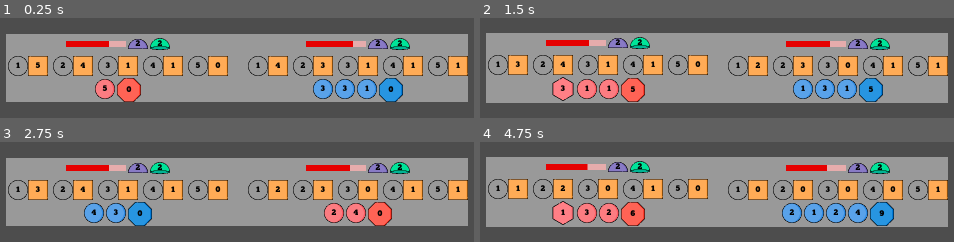
Above: before the commit, frames 1-4 (two rows, left to right).
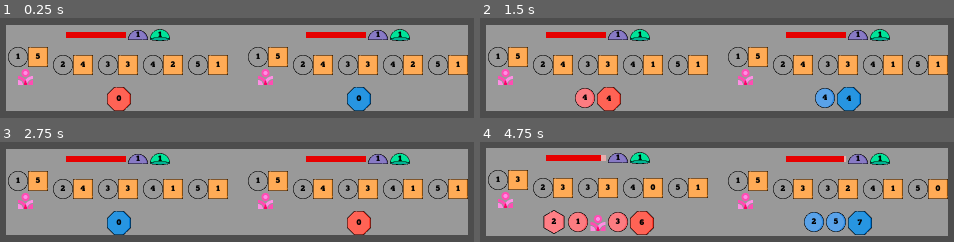
Above: after the commit, the same moments.

Repository: Pe3Hu/tutira
Game: Godot game, scene res://scene/0/game.tscn
Two runs of this game, one before a commit and one after it. Both use one fixed random seed, a clock stepped at 60 frames per second and the inputs below.
Inputs:
- Up to frame 1 (0.25 s): no input
- Up to frame 2 (1.5 s): tap Enter at 0.5 s; tap Space at 0.77, 1.25 s
- Up to frame 3 (2.75 s): tap Space at 1.52 s; tap Enter at 2 s
- Up to frame 4 (4.75 s): tap Space at 2.75, 3.02, 3.77, 4.25, 4.52 s; tap Enter at 3.5 s

The runs differ from the first frame. In frame 1, 34% of the frame differs, in the area x 1-99%, y 7-93%; in frame 2, 33%; in frame 3, 35%; in frame 4, 38%, in the area x 1-99%, y 6-94%.

Commit message:
update version 0.0012
1. Belt, Couple scenes added
2. Added algorithm for creating enchanted Tides

Diff:
--- /dev/null
+++ b/asset/json/tutira_belt.json
@@ -0,0 +1,97 @@
+[
+ {
+  "title": "strength",
+  "token": "self",
+  "value": 2,
+  "rarity": 10,
+  "penalty": 0
+ },
+ {
+  "title": "speed",
+  "token": "self",
+  "value": 2,
+  "rarity": 10,
+  "penalty": 0
+ },
+ {
+  "title": "youthfulness",
+  "token": "self",
+  "type": "phase",
+  "subtype": "upcoming",
+  "value": 1,
+  "rarity": 3,
+  "penalty": 2
+ },
+ {
+  "title": "senility",
+  "token": "self",
+  "type": "phase",
+  "subtype": "passed",
+  "value": 1,
+  "rarity": 3,
+  "penalty": 2
+ },
+ {
+  "title": "noon",
+  "token": "self",
+  "type": "moon",
+  "subtype": "full",
+  "value": 1,
+  "rarity": 6,
+  "penalty": 0
+ },
+ {
+  "title": "dawn",
+  "token": "self",
+  "type": "moon",
+  "subtype": "half",
+  "value": 1,
+  "rarity": 4,
+  "penalty": 0
+ },
+ {
+  "title": "dusk",
+  "token": "self",
+  "type": "moon",
+  "subtype": "new",
+  "value": 1,
+  "rarity": 6,
+  "penalty": 0
+ },
+ {
+  "title": "authority",
+  "token": "other",
+  "type": "weight",
+  "subtype": "any",
+  "value": 1,
+  "rarity": 1,
+  "penalty": 2
+ },
+ {
+  "title": "secrecy",
+  "token": "other",
+  "type": "enchantment",
+  "subtype": "any",
+  "value": 1,
+  "rarity": 2,
+  "penalty": 1
+ },
+ {
+  "title": "affinity",
+  "token": "other",
+  "type": "element",
+  "subtype": "any",
+  "value": 1,
+  "rarity": 3,
+  "penalty": 1
+ },
+ {
+  "title": "titul",
+  "token": "other",
+  "type": "weight",
+  "subtype": "eqaual",
+  "value": 1,
+  "rarity": 2,
+  "penalty": 1
+ }
+]
--- a/asset/json/tutira_satellite.json
+++ b/asset/json/tutira_satellite.json
@@ -3,40 +3,40 @@
   "title": 0,
   "faction": "z",
   "rank": "copper",
-  "impulse": 1,
-  "charge": 5,
+  "mass": 1,
+  "milestone": 5,
   "rarity": 1
  },
  {
   "title": 1,
   "faction": "z",
   "rank": "copper",
-  "impulse": 2,
-  "charge": 4,
+  "mass": 2,
+  "milestone": 4,
   "rarity": 1
  },
  {
   "title": 2,
   "faction": "z",
   "rank": "copper",
-  "impulse": 3,
-  "charge": 3,
+  "mass": 3,
+  "milestone": 3,
   "rarity": 1
  },
  {
   "title": 3,
   "faction": "z",
   "rank": "copper",
-  "impulse": 4,
-  "charge": 2,
+  "mass": 4,
+  "milestone": 2,
   "rarity": 1
  },
  {
   "title": 4,
   "faction": "z",
   "rank": "copper",
-  "impulse": 5,
-  "charge": 1,
+  "mass": 5,
+  "milestone": 1,
   "rarity": 1
  }
 ]
--- /dev/null
+++ b/scene/0/couple.gd
@@ -0,0 +1,27 @@
+extends MarginContainer
+
+
+@onready var title = $Title
+@onready var stack = $Stack
+
+
+var proprietor = null
+
+
+func set_attributes(input_: Dictionary) -> void:
+	proprietor = input_.proprietor
+
+	var input = {}
+	input.type = input_.type
+	input.subtype = input_.subtype
+	title.set_attributes(input)
+
+	input = {}
+	input.type = "number"
+	input.subtype = input_.value
+	stack.set_attributes(input)
+	stack.custom_minimum_size = Vector2(Global.vec.size.sixteen)
+
+	title.set("theme_override_constants/margin_left", 4)
+	title.set("theme_override_constants/margin_top", 4)
+	custom_minimum_size = title.custom_minimum_size + stack.custom_minimum_size * 0.75
--- /dev/null
+++ b/scene/0/couple.tscn
@@ -0,0 +1,38 @@
+[gd_scene load_steps=4 format=3 uid="uid://djm282bb0lxgv"]
+
+[ext_resource type="Script" path="res://scene/0/couple.gd" id="1_3ssqj"]
+[ext_resource type="PackedScene" uid="uid://ciw38iqel0v5a" path="res://scene/0/icon.tscn" id="2_ixs4p"]
+
+[sub_resource type="StyleBoxFlat" id="StyleBoxFlat_7paps"]
+
+[node name="Couple" type="MarginContainer"]
+custom_minimum_size = Vector2(5, 5)
+anchors_preset = 8
+anchor_left = 0.5
+anchor_top = 0.5
+anchor_right = 0.5
+anchor_bottom = 0.5
+offset_left = -20.0
+offset_top = -20.0
+offset_right = 20.0
+offset_bottom = 20.0
+grow_horizontal = 2
+grow_vertical = 2
+size_flags_horizontal = 4
+size_flags_vertical = 4
+script = ExtResource("1_3ssqj")
+
+[node name="BG" type="Panel" parent="."]
+visible = false
+layout_mode = 2
+theme_override_styles/panel = SubResource("StyleBoxFlat_7paps")
+
+[node name="Title" parent="." instance=ExtResource("2_ixs4p")]
+layout_mode = 2
+size_flags_horizontal = 0
+size_flags_vertical = 0
+
+[node name="Stack" parent="." instance=ExtResource("2_ixs4p")]
+layout_mode = 2
+size_flags_horizontal = 8
+size_flags_vertical = 8
--- a/scene/0/icon.gd
+++ b/scene/0/icon.gd
@@ -15,10 +15,16 @@
 	custom_minimum_size = Vector2(Global.vec.size.letter)
 	var path = "res://asset/png/icon/"
 	var types = ["aspect"]
+	var kinds = ["enchantment"]
 
 	if types.has(type):
 		custom_minimum_size = Vector2(Global.vec.size.icon)
 		path += type + "/" + subtype + ".png"
+		tr.texture = load(path)
+
+	if kinds.has(type):
+		custom_minimum_size = Vector2(Global.vec.size.kind)
+		path += "token/" + type + "/" + subtype + ".png"
 		tr.texture = load(path)
 
 	match type:
--- a/scene/1/lagoon.gd
+++ b/scene/1/lagoon.gd
@@ -26,7 +26,7 @@
 
 	switch_striker()
 
-	for _i in 30:
+	for _i in 0:
 		follow_phase()
 
 
@@ -82,7 +82,11 @@
 	striker.flow.set_impulse_as_striker(true)
 	striker.flow.lows.visible = false
 	striker.flow.highs.visible = true
+	striker.flow.clean_tides("secret")
+	striker.flow.clean_tides("legacie")
 	moon.flow.set_impulse_as_striker(false)
 	moon.flow.lows.visible = true
 	moon.flow.highs.visible = false
+	moon.flow.clean_tides("secret")
+	moon.flow.clean_tides("legacie")
 	moon.flow.clean_tide_breaker()
--- a/scene/1/moon.gd
+++ b/scene/1/moon.gd
@@ -16,20 +16,10 @@
 
 func set_attributes(input_: Dictionary) -> void:
 	ocean = input_.ocean
-#	gravity.high = {}
-#	gravity.high.value = {}
-#	gravity.high.value.min = 1
-#	gravity.high.value.current = 1
-#	gravity.high.modifiers = []
-#	gravity.turnover = {}
-#	gravity.turnover.modifiers = []
-#	gravity.turnover.value = {}
-#	gravity.turnover.value.min = 1
-#	gravity.turnover.value.current = 1
-
 
 	init_starter_gravities()
 	init_starter_satellites()
+	init_starter_belts()
 
 	var input = {}
 	input.moon = self
@@ -85,14 +75,30 @@
 			satellite.set_attributes(input)
 
 
-func add_gravity_modifier(gravity_: String, modifier_: int, turns_: int) -> void:
+func init_starter_belts() -> void:
 	var input = {}
-	input.type = gravity_
-	input.subtype = turns_
-	input.value = 1
+	input.kind = {}
+	input.kind.type = "enchantment"
+	input.kind.subtype = Global.arr.enchantment.pick_random()
+	input.condition = {}
+	input.condition.value = 3
+	input.condition.penalty = 1
 
-	#gravity[gravity_].value.current += modifier_
-	#gravity[gravity_].value.current = max(gravity[gravity_].value.min, gravity[gravity_].value.current)
+	var satellites_ = get_satellites_based_on_mass(1)
+	var satellite = satellites_.front()
+
+	satellite.add_belt(input)
+
+
+func get_satellites_based_on_mass(mass_: int) -> Array:
+	var result = []
+
+	for satellite in satellites.get_children():
+		if satellite.get_mass_value() == mass_:
+			result.append(satellite)
+
+	return result
+
 
 
 func knockout() -> void:
--- a/scene/2/aspect.gd
+++ b/scene/2/aspect.gd
@@ -33,10 +33,7 @@
 func set_content(input_: Dictionary) -> void:
 	match input_.content.type:
 		"number":
-			var input = {}
-			input.type = input_.content.type
-			input.subtype = input_.content.subtype
-			content.set_attributes(input)
+			content.set_attributes(input_.content)
 			content.custom_minimum_size = Vector2(Global.vec.size.aspect)
 
 
--- /dev/null
+++ b/scene/2/belt.gd
@@ -0,0 +1,24 @@
+extends MarginContainer
+
+
+@onready var kind = $HBox/Kind
+@onready var couple = $HBox/Couple
+
+var satellite = null
+
+
+func set_attributes(input_: Dictionary) -> void:
+	satellite = input_.satellite
+
+	set_icons(input_)
+
+
+func set_icons(input_: Dictionary) -> void:
+	kind.set_attributes(input_.kind)
+
+	if input_.condition.has("type"):
+		input_.condition.proprietor = self
+		couple.set_attributes(input_.condition)
+
+		if input_.condition.value < 0:
+			couple.stack.visible = false
--- /dev/null
+++ b/scene/2/belt.tscn
@@ -0,0 +1,38 @@
+[gd_scene load_steps=5 format=3 uid="uid://b0vnbfdvivwsf"]
+
+[ext_resource type="Script" path="res://scene/2/belt.gd" id="1_mlulj"]
+[ext_resource type="PackedScene" uid="uid://ciw38iqel0v5a" path="res://scene/0/icon.tscn" id="2_nj5ic"]
+[ext_resource type="PackedScene" uid="uid://djm282bb0lxgv" path="res://scene/0/couple.tscn" id="3_oresy"]
+
+[sub_resource type="StyleBoxFlat" id="StyleBoxFlat_7paps"]
+
+[node name="Belt" type="MarginContainer"]
+custom_minimum_size = Vector2(5, 5)
+anchors_preset = 8
+anchor_left = 0.5
+anchor_top = 0.5
+anchor_right = 0.5
+anchor_bottom = 0.5
+offset_left = -20.0
+offset_top = -20.0
+offset_right = 20.0
+offset_bottom = 20.0
+grow_horizontal = 2
+grow_vertical = 2
+size_flags_horizontal = 4
+size_flags_vertical = 4
+script = ExtResource("1_mlulj")
+
+[node name="BG" type="Panel" parent="."]
+layout_mode = 2
+theme_override_styles/panel = SubResource("StyleBoxFlat_7paps")
+
+[node name="HBox" type="HBoxContainer" parent="."]
+layout_mode = 2
+alignment = 1
+
+[node name="Kind" parent="HBox" instance=ExtResource("2_nj5ic")]
+layout_mode = 2
+
+[node name="Couple" parent="HBox" instance=ExtResource("3_oresy")]
+layout_mode = 2
--- a/scene/2/satellite.gd
+++ b/scene/2/satellite.gd
@@ -3,11 +3,15 @@
 
 @onready var title = $VBox/Title
 @onready var aspects = $VBox/Aspects
-@onready var impulse = $VBox/Aspects/Impulse
-@onready var maxCharge = $VBox/Aspects/MaxCharge
-@onready var currentCharge = $VBox/Aspects/CurrentCharge
+@onready var belts = $VBox/Belts
+@onready var mass = $VBox/Aspects/Mass
+@onready var maxMilestone = $VBox/Aspects/MaxMilestone
+@onready var currentMilestone = $VBox/Aspects/CurrentMilestone
 
 var ocean = null
+var enchantment = null
+var element = null
+var sin = null
 
 
 func set_attributes(input_: Dictionary) -> void:
@@ -23,25 +27,38 @@
 	input.proprietor = self
 	input.border = {}
 	input.border.type = "aspect"
-	input.border.subtype = "impulse"
+	input.border.subtype = "mass"
 	input.content = {}
 	input.content.type = "number"
-	input.content.subtype = description.impulse
-	impulse.set_attributes(input)
-	input.border.subtype = "charge"
-	input.content.subtype = description.charge
-	maxCharge.set_attributes(input)
-	maxCharge.hide_icons()
-	currentCharge.set_attributes(input)
+	input.content.subtype = description.mass
+	mass.set_attributes(input)
+	input.border.subtype = "milestone"
+	input.content.subtype = description.milestone
+	maxMilestone.set_attributes(input)
+	maxMilestone.hide_icons()
+	currentMilestone.set_attributes(input)
 
 
-func get_impulse_value() -> int:
-	return impulse.get_content_value()
+func get_mass_value() -> int:
+	return mass.get_content_value()
 
 
-func get_max_charge_value() -> int:
-	return maxCharge.get_content_value()
+func get_max_milestone_value() -> int:
+	return maxMilestone.get_content_value()
 
 
-func get_current_charge_value() -> int:
-	return currentCharge.get_content_value()
+func get_current_milestone_value() -> int:
+	return currentMilestone.get_content_value()
+
+
+func add_belt(input_: Dictionary) -> void:
+	if get(input_.kind.type) == null:
+		set(input_.kind.type, input_.kind.subtype)
+		input_.satellite = self
+		#kind = input_.kind.subtype
+
+		var belt = Global.scene.belt.instantiate()
+		belts.add_child(belt)
+		belt.set_attributes(input_)
+	else:
+		print("erro: kind != null")
--- a/scene/2/satellite.tscn
+++ b/scene/2/satellite.tscn
@@ -46,12 +46,16 @@
 theme_override_constants/v_separation = 0
 columns = 3
 
-[node name="Impulse" parent="VBox/Aspects" instance=ExtResource("2_2vmgv")]
+[node name="Mass" parent="VBox/Aspects" instance=ExtResource("2_2vmgv")]
 layout_mode = 2
 
-[node name="CurrentCharge" parent="VBox/Aspects" instance=ExtResource("2_2vmgv")]
+[node name="CurrentMilestone" parent="VBox/Aspects" instance=ExtResource("2_2vmgv")]
 layout_mode = 2
 
-[node name="MaxCharge" parent="VBox/Aspects" instance=ExtResource("2_2vmgv")]
+[node name="MaxMilestone" parent="VBox/Aspects" instance=ExtResource("2_2vmgv")]
 visible = false
 layout_mode = 2
+
+[node name="Belts" type="VBoxContainer" parent="VBox"]
+layout_mode = 2
+alignment = 1
--- a/scene/3/flow.gd
+++ b/scene/3/flow.gd
@@ -3,6 +3,10 @@
 
 @onready var highs = $HBox/Tides/Highs
 @onready var lows = $HBox/Tides/Lows
+@onready var enchantment = $HBox/Tides/Enchantment
+@onready var secrets = $HBox/Tides/Secrets
+@onready var element = $HBox/Tides/Element
+@onready var legacies = $HBox/Tides/Legacies
 @onready var impulse = $HBox/Impulse
 
 var moon = null
@@ -27,10 +31,10 @@
 
 func refill_satellites() -> void:
 	for satellite in moon.satellites.get_children():
-		for _i in satellite.get_max_charge_value():
+		for _i in satellite.get_max_milestone_value():
 			satellites.append(satellite)
 
-		satellite.currentCharge.set_content_value(satellite.maxCharge.get_content_value())
+		satellite.currentMilestone.set_content_value(satellite.maxMilestone.get_content_value())
 
 	satellites.shuffle()
 
@@ -52,6 +56,13 @@
 		tide_breaker.set_as_tide_breaker()
 		impulse.change_content_value(tide_breaker.impulse)
 
+		var input = {}
+		input.flow = self
+		input.satellite = tide_breaker.satellite
+		input.type = "high"
+		add_secret(input)
+		add_legacy(input)
+
 
 func clean_tide_breaker() -> void:
 	if tide_breaker != null:
@@ -70,7 +81,6 @@
 	input.flow = self
 	input.satellite = satellites.pop_front()
 	input.type = type_
-	input.satellite.currentCharge.change_content_value(-1)
 
 	var tides = get(type_+"s")
 	var tide = Global.scene.tide.instantiate()
@@ -78,6 +88,10 @@
 	tide.set_attributes(input)
 
 	impulse.change_content_value(tide.impulse)
+
+	add_secret(input)
+	add_legacy(input)
+	input.satellite.currentMilestone.change_content_value(-1)
 
 
 func add_turnover_modifiers() -> void:
@@ -95,8 +109,56 @@
 	moon.add_modifier(input)
 
 
+func add_secret(input_: Dictionary) -> void:
+	if input_.satellite.enchantment != null:
+		if input_.type == "high" or Global.dict.dominant.enchantment[opponent.enchantment.subtype] == input_.satellite.enchantment:
+			if secrets.get_child_count() == 0:
+				secrets.visible = true
+
+				var input = {}
+				input.type = "enchantment"
+				input.subtype = input_.satellite.enchantment
+				enchantment.set_attributes(input)
+				enchantment.visible = true
+
+				input_.subtype = "secret"
+
+			var tide = Global.scene.tide.instantiate()
+			secrets.add_child(tide)
+			tide.set_attributes(input_)
+			impulse.change_content_value(tide.impulse)
+
+
+func add_legacy(input_: Dictionary) -> void:
+	if input_.satellite.element != null:
+		if input_.type == "high" or  Global.dict.dominant.element[opponent.element] == input_.satellite.element:
+			if legacies.get_child_count() == 0:
+				legacies.visible = true
+
+				var input = {}
+				input.type = "element"
+				input.subtype = input_.satellite.element
+				element.set_attributes(input)
+				element.visible = true
+
+			input_.subtype = "legacy"
+
+			var tide = Global.scene.tide.instantiate()
+			legacies.add_child(tide)
+			tide.set_attributes(input_)
+			impulse.change_content_value(tide.impulse)
+
+
 func clean_tides(type_: String) -> void:
 	var tides = get(type_+"s")
+
+	match type_:
+		"legacie":
+			tides.visible = false
+			element.visible = false
+		"secret":
+			tides.visible = false
+			enchantment.visible = false
 
 	while tides.get_child_count() > 0:
 		var tide = tides.get_child(0)
--- a/scene/3/flow.tscn
+++ b/scene/3/flow.tscn
@@ -1,6 +1,7 @@
-[gd_scene load_steps=4 format=3 uid="uid://wwnxuhg0a3iw"]
+[gd_scene load_steps=5 format=3 uid="uid://wwnxuhg0a3iw"]
 
 [ext_resource type="Script" path="res://scene/3/flow.gd" id="1_dvlev"]
+[ext_resource type="PackedScene" uid="uid://ciw38iqel0v5a" path="res://scene/0/icon.tscn" id="2_firc1"]
 [ext_resource type="PackedScene" uid="uid://b0ynpqe3xd2gm" path="res://scene/2/aspect.tscn" id="2_fym0d"]
 
 [sub_resource type="StyleBoxFlat" id="StyleBoxFlat_7paps"]
@@ -42,5 +43,23 @@
 layout_mode = 2
 alignment = 1
 
+[node name="Enchantment" parent="HBox/Tides" instance=ExtResource("2_firc1")]
+visible = false
+layout_mode = 2
+
+[node name="Secrets" type="HBoxContainer" parent="HBox/Tides"]
+visible = false
+layout_mode = 2
+alignment = 1
+
+[node name="Element" parent="HBox/Tides" instance=ExtResource("2_firc1")]
+visible = false
+layout_mode = 2
+
+[node name="Legacies" type="HBoxContainer" parent="HBox/Tides"]
+visible = false
+layout_mode = 2
+alignment = 1
+
 [node name="Impulse" parent="HBox" instance=ExtResource("2_fym0d")]
 layout_mode = 2
--- a/scene/3/tide.gd
+++ b/scene/3/tide.gd
@@ -7,6 +7,7 @@
 var flow = null
 var satellite = null
 var type = null
+var subtype = null
 var impulse = 0
 
 
@@ -15,6 +16,10 @@
 	satellite = input_.satellite
 	type = input_.type
 
+	#print(input_.keys())
+	if input_.has("subtype"):
+		subtype = input_.subtype
+
 	var input = {}
 	input.proprietor = self
 	input.border = {}
@@ -22,10 +27,17 @@
 	input.border.subtype = type + " tide"
 	input.content = {}
 	input.content.type = "number"
-	input.content.subtype = satellite.get_impulse_value()
+	input.content.subtype = satellite.get_mass_value()
+
+	match subtype:
+		"secret":
+			input.content.subtype = 3
+		"element":
+			input.content.subtype = floor(input.content.subtype * 0.5)
+
 	basic.set_attributes(input)
 
-	impulse += satellite.get_impulse_value()
+	impulse += input.content.subtype
 
 
 func set_as_tide_breaker() -> void:
--- a/script/Global.gd
+++ b/script/Global.gd
@@ -25,6 +25,8 @@
 func init_arr() -> void:
 	arr.edge = [1, 2, 3, 4, 5, 6]
 	arr.phase = ["init_high_waves", "init_low_waves", "reset_waves"]
+	arr.enchantment = ["source", "riverbed", "estuary"]
+	arr.element = ["aqua", "ice", "wind", "storm", "fire", "lava", "earth", "plant"]
 
 
 func init_num() -> void:
@@ -33,7 +35,27 @@
 
 func init_dict() -> void:
 	init_neighbor()
+	init_dominant()
 	init_satellite()
+	init_belt()
+
+
+
+func init_dominant() -> void:
+	dict.dominant = {}
+	dict.dominant.enchantment = {}
+	dict.dominant.element = {}
+
+	for _i in arr.enchantment.size():
+		var _j = (_i + arr.enchantment.size() - 1) % arr.enchantment.size()
+		dict.dominant.enchantment[arr.enchantment[_i]] = arr.enchantment[_j]
+
+	for _i in arr.element.size():
+		var _j = (_i + arr.element.size() / 2) % arr.element.size()
+		dict.dominant.element[arr.element[_i]] = arr.element[_j]
+
+	dict.dominant.enchantment[null] = null
+	dict.dominant.element[null] = null
 
 
 func init_neighbor() -> void:
@@ -98,6 +120,28 @@
 
 		dict.satellite.title[str(satellite.title)] = data
 
+	dict.satellite.award = {}
+	dict.satellite.award.sin = 5
+	dict.satellite.award.enchantment = 4
+	dict.satellite.award.element = 3
+
+
+func init_belt() -> void:
+	dict.belt = {}
+	dict.belt.title = {}
+
+	var path = "res://asset/json/tutira_belt.json"
+	var array = load_data(path)
+
+	for belt in array:
+		var data = {}
+
+		for key in belt:
+			if key != "title":
+				data[key] = belt[key]
+
+		dict.belt.title[str(belt.title)] = data
+
 
 func init_node() -> void:
 	node.game = get_node("/root/Game")
@@ -110,6 +154,7 @@
 	scene.lagoon = load("res://scene/1/lagoon.tscn")
 
 	scene.satellite = load("res://scene/2/satellite.tscn")
+	scene.belt = load("res://scene/2/belt.tscn")
 
 	scene.gravity = load("res://scene/3/gravity.tscn")
 	scene.tide = load("res://scene/3/tide.tscn")
@@ -123,6 +168,9 @@
 	vec.size.number = Vector2(5, 32)
 	vec.size.aspect = Vector2(40, 40)
 	vec.size.bar = Vector2(120, 12)
+
+	vec.size.kind = Vector2(32, 32)
+	vec.size.sixteen = Vector2(16, 16)
 
 	init_window_size()
 
Renamed: asset/png/icon/aspect/impulse.png -> asset/png/icon/aspect/mass.png
Not shown, added: asset/png/icon/aspect/mass.png.import
Renamed: asset/png/icon/aspect/charge.png -> asset/png/icon/aspect/milestone.png
Not shown, changed: asset/png/icon/aspect/milestone.png.import
Not shown, added: asset/png/icon/token/moon/full.png.import
Not shown, added: asset/png/icon/token/moon/half.png.import
Not shown, changed: asset/png/icon/token/moon/new.png.import
Not shown, added: asset/png/icon/token/phase/passed.png.import
Not shown, added: asset/png/icon/token/phase/upcoming.png.import
Binary file added: asset/png/icon/token/weight/any.png
Not shown, added: asset/png/icon/token/weight/any.png.import
Binary file changed: asset/png/icon/token/weight/eqaual.png
(and 3 more such lines)
